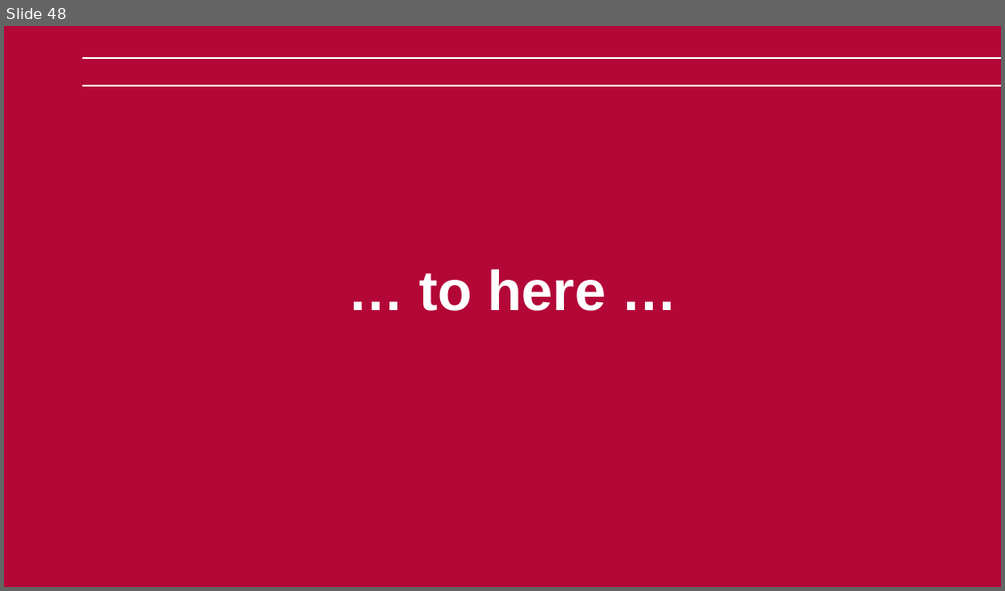
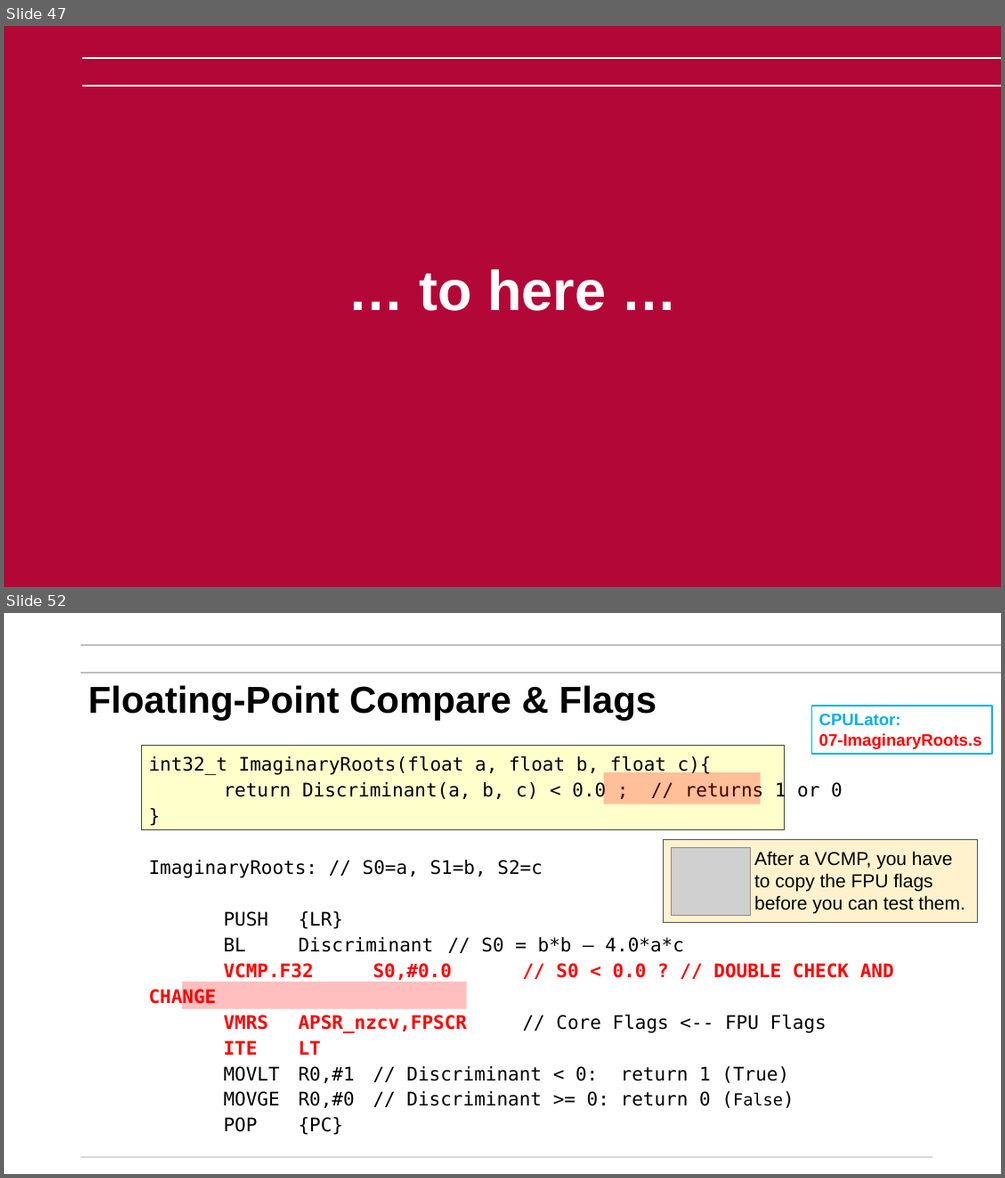
Before and after one commit to mikegrace2/CSEN20-Fall2026-Course-Website, a slide deck: Week08_FloatingPoint/Ch09_Getting Started with Floating Point_V4.pptx. Shown one above the other, each under a label of ours: slide 48 before the commit, slides 47 and 52 after it; the slides between them are not shown. The pictures are 1005x591 and 1005x1178 pixels, drawn with LibreOffice and Linux fonts; fonts in the diff are those of the drawing; grey boxes stand for pictures; background and template pictures are left out. Boxes give left, top, right and bottom in pixels: in the first picture for what was removed or moved away, otherwise in the second. Text is boxed around its words. In the diff, an @@ line names an element or a change of style, - is before the commit and + after.

Commit message:
Added the lost part about compare

```diff
--- a/Week08_FloatingPoint/Ch09_Getting Started with Floating Point_V4.pptx
+++ b/Week08_FloatingPoint/Ch09_Getting Started with Floating Point_V4.pptx
@@ slide 52 added at box(4, 613, 1001, 1174), background #FFFFFF @@
@@ line added from (81, 644) to (1001, 644), #BFBFBF 1.5 pt @@
@@ line added from (81, 673) to (1001, 673), #BFBFBF 1.5 pt @@
@@ title added at box(89, 685, 657, 720), 36 pt, text #000000, bold @@
+Floating-Point Compare & Flags
@@ rectangle added at box(811, 706, 992, 754), outline #00B0F0 1.5 pt, 16 pt, text #FF0000, bold @@
+CPULator:
+07-ImaginaryRoots.s
@@ rectangle added at box(142, 746, 785, 830), fill #FFFFCC, outline #424B30 1 pt @@
@@ text added at box(149, 756, 894, 1108), 18 pt, text #000000 @@
+int32_t ImaginaryRoots(float a, float b, float c){
+return Discriminant(a, b, c) < 0.0 ; // returns 1 or 0
+}
+ImaginaryRoots: // S0=a, S1=b, S2=c
+PUSH {LR}
+BL Discriminant // S0 = b*b – 4.0*a*c
+VCMP.F32 S0,#0.0 // S0 < 0.0 ? // DOUBLE CHECK AND CHANGE
+VMRS APSR_nzcv,FPSCR // Core Flags <-- FPU Flags
+ITE LT
+MOVLT R0,#1 // Discriminant < 0: return 1 (True)
+MOVGE R0,#0 // Discriminant >= 0: return 0 (False)
+POP {PC}
@@ rectangle added at box(604, 772, 760, 803), fill #FF0000 at 25% opacity @@
@@ rectangle added at box(663, 839, 978, 922), fill #FFF2CC, outline #495764 0.5 pt, 18 pt, text #000000 @@
+  After a VCMP, you have to copy the FPU flags before you can test them.
@@ picture added at box(671, 847, 751, 916) @@
@@ rectangle added at box(182, 981, 467, 1009), fill #FF0000 at 25% opacity @@
@@ line added from (81, 1158) to (933, 1158), #D9D9D9 1.5 pt @@
@@ what was slide 48 is now slide 47 @@
```
Also in this commit, not shown: 17 other slides added.
